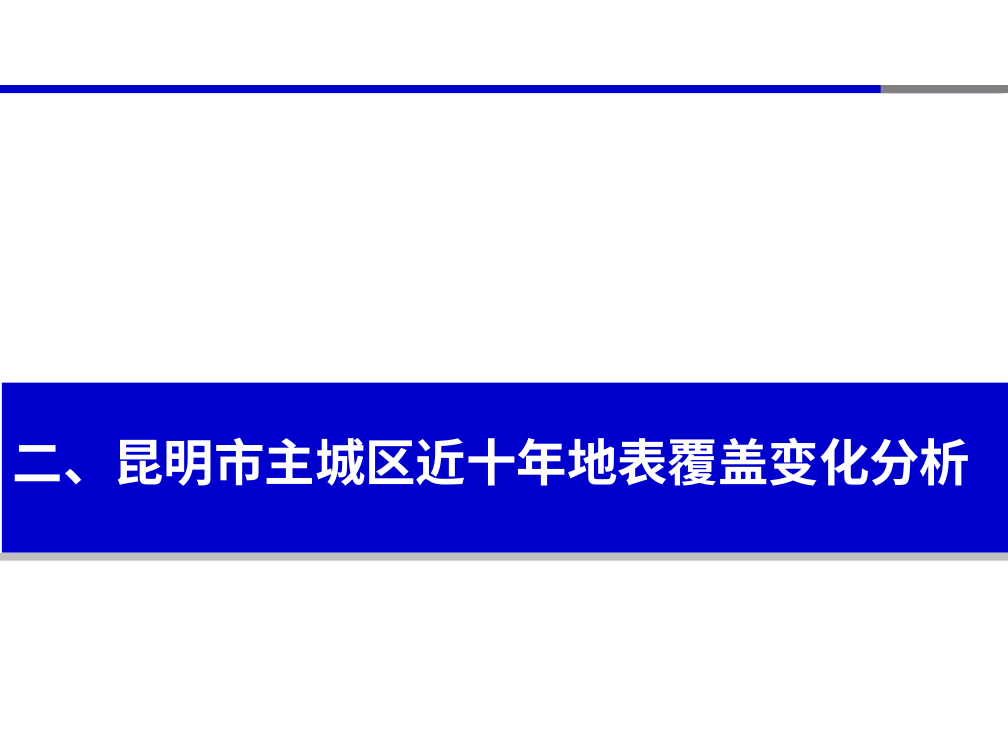
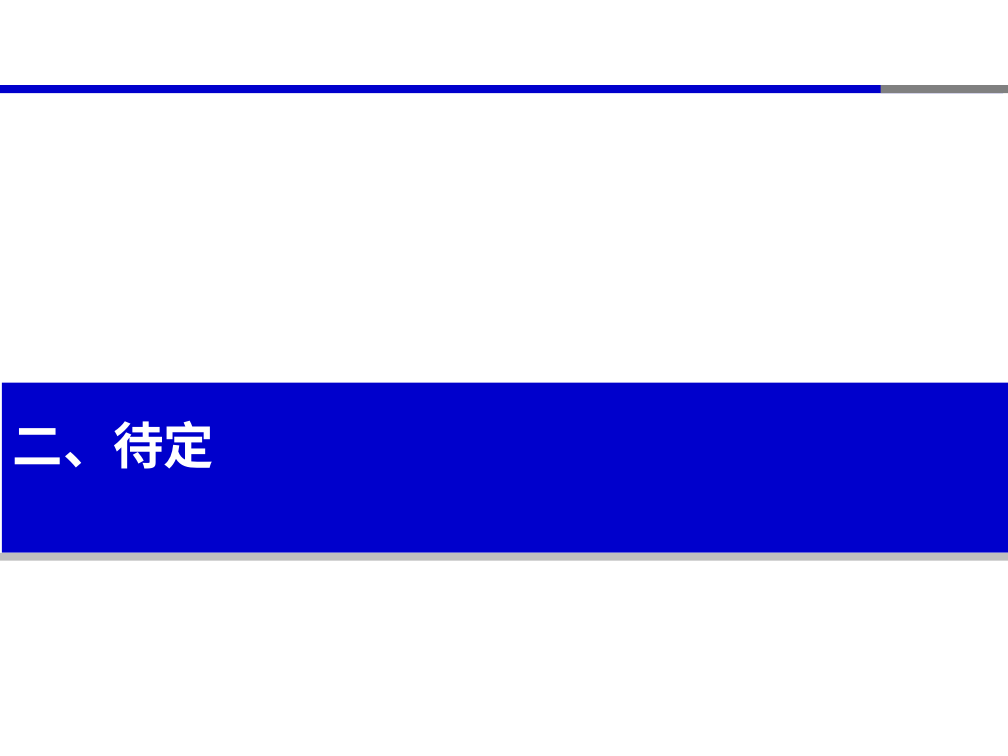
Before and after one commit to xinluo2018/open-source-gis-course, a slide deck: slide 6 of 第7章-开源GIS项目实践-6课时/第7章-开源GIS项目应用实践.pptx (slide 5 before the commit). Drawn at 1008x756 pixels with LibreOffice and Linux fonts; fonts in the diff are those of the drawing. Boxes give left, top, right and bottom in pixels: in the first picture for what was removed or moved away, otherwise in the second. Text is boxed around its words. In the diff, an @@ line names an element or a change of style, - is before the commit and + after.

```diff
--- a/第7章-开源GIS项目实践-6课时/第7章-开源GIS项目应用实践.pptx
+++ b/第7章-开源GIS项目实践-6课时/第7章-开源GIS项目应用实践.pptx
@@ text at box(13, 420, 215, 469): text changed @@
-二、昆明市主城区近十年地表覆盖变化分析
+二、待定
```
Also in this commit, not shown: 3 other slides changed, 2 slides added, 2 slides removed, 7 other files.
